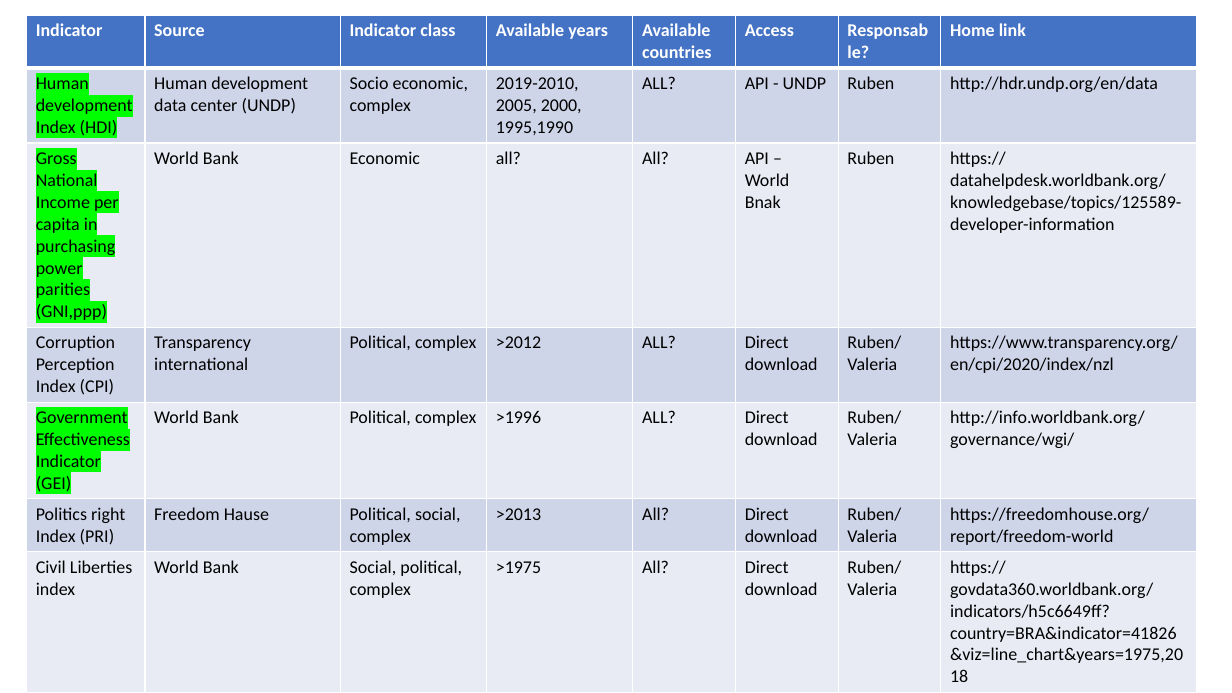
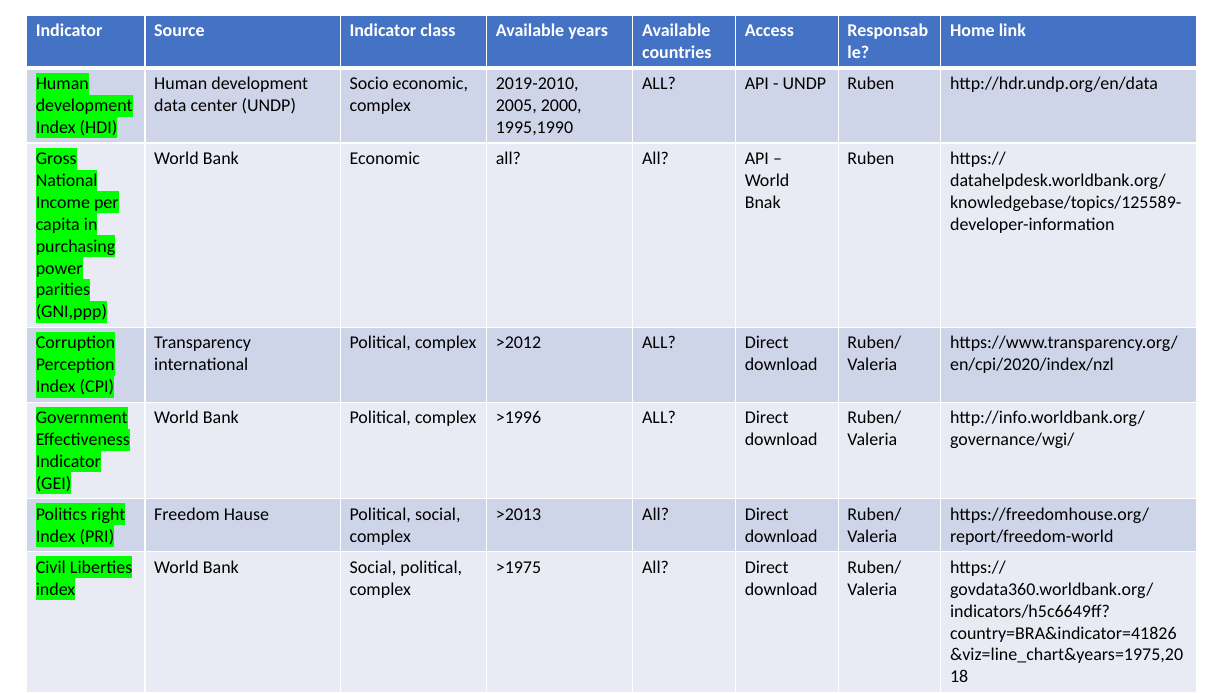
Before and after one commit to rjlopez2/ADS-_CAS_Bern_2020, a slide deck: slide 2 of Projects/M3/Project.pptx. Drawn at 1232x693 pixels with LibreOffice and Linux fonts; fonts in the diff are those of the drawing. Boxes give left, top, right and bottom in pixels: in the first picture for what was removed or moved away, otherwise in the second. Text is boxed around its words. In the diff, an @@ line names an element or a change of style, - is before the commit and + after.

```diff
--- a/Projects/M3/Project.pptx
+++ b/Projects/M3/Project.pptx
@@ table at bbox=[27, 15, 1196, 667] @@
@@ highlight none to #00FF00 in "Corruption Perception Index (CPI)", "Politics right Index (PRI)", "Civil Liberties index" @@
```
Also in this commit, not shown: 2 other slides changed.
